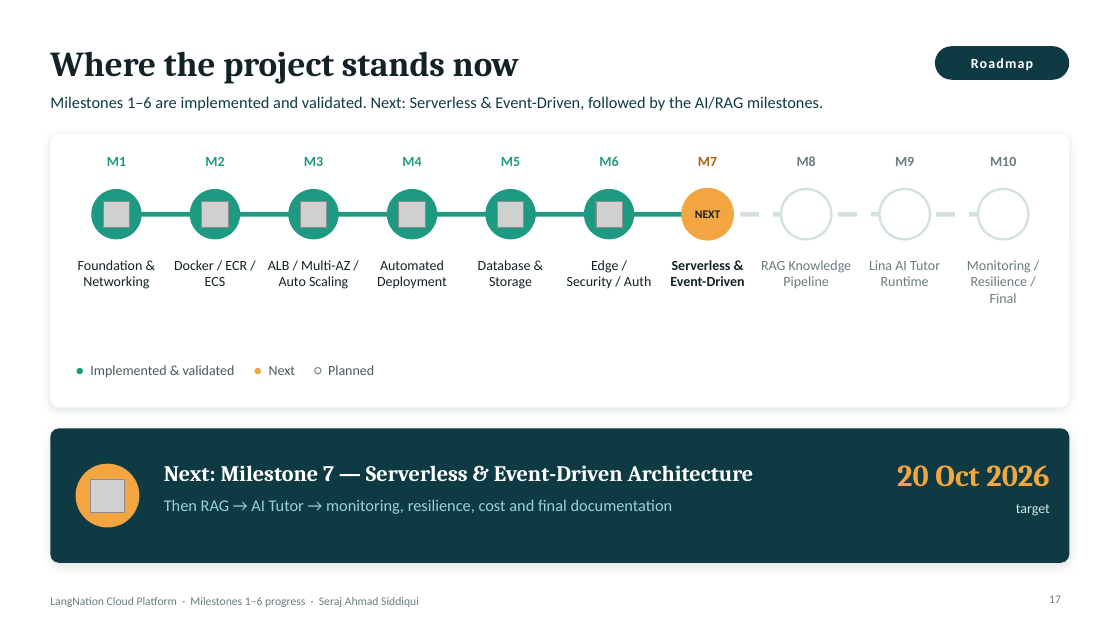
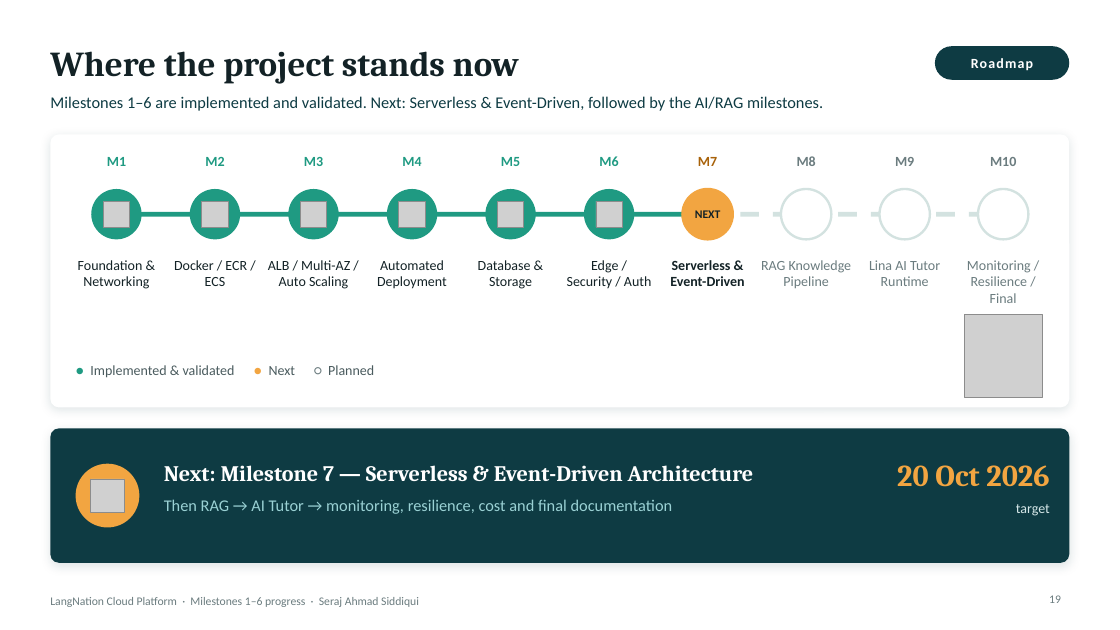
Before and after one commit to sheikhseraj/langnation-cloud-platform, a slide deck: slide 19 of docs/presentation/LangNation_M1-M6_Monday_Presentation.pptx (slide 17 before the commit). Drawn at 1120x630 pixels with LibreOffice and Linux fonts; fonts in the diff are those of the drawing; grey boxes stand for pictures; background and template pictures are left out. Boxes give left, top, right and bottom in pixels: in the first picture for what was removed or moved away, otherwise in the second. Text is boxed around its words. In the diff, an @@ line names an element or a change of style, - is before the commit and + after.

```diff
--- a/docs/presentation/LangNation_M1-M6_Monday_Presentation.pptx
+++ b/docs/presentation/LangNation_M1-M6_Monday_Presentation.pptx
@@ picture added at [965, 314, 1043, 397] @@
@@ page number at [1049, 595, 1061, 603]: text changed @@
-17
+19
```
Also in this commit, not shown: 10 other slides changed, 4 slides added, 1 other file.
